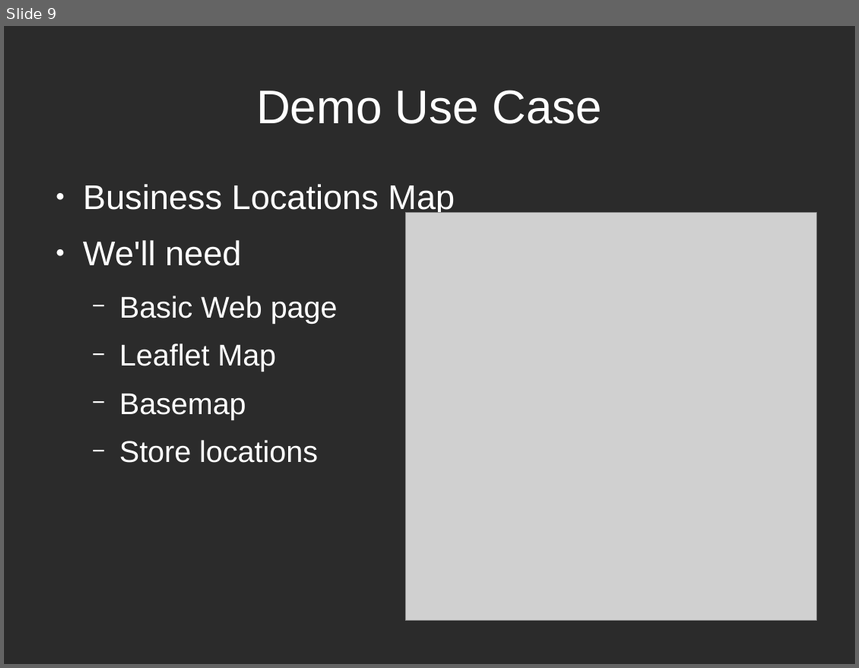
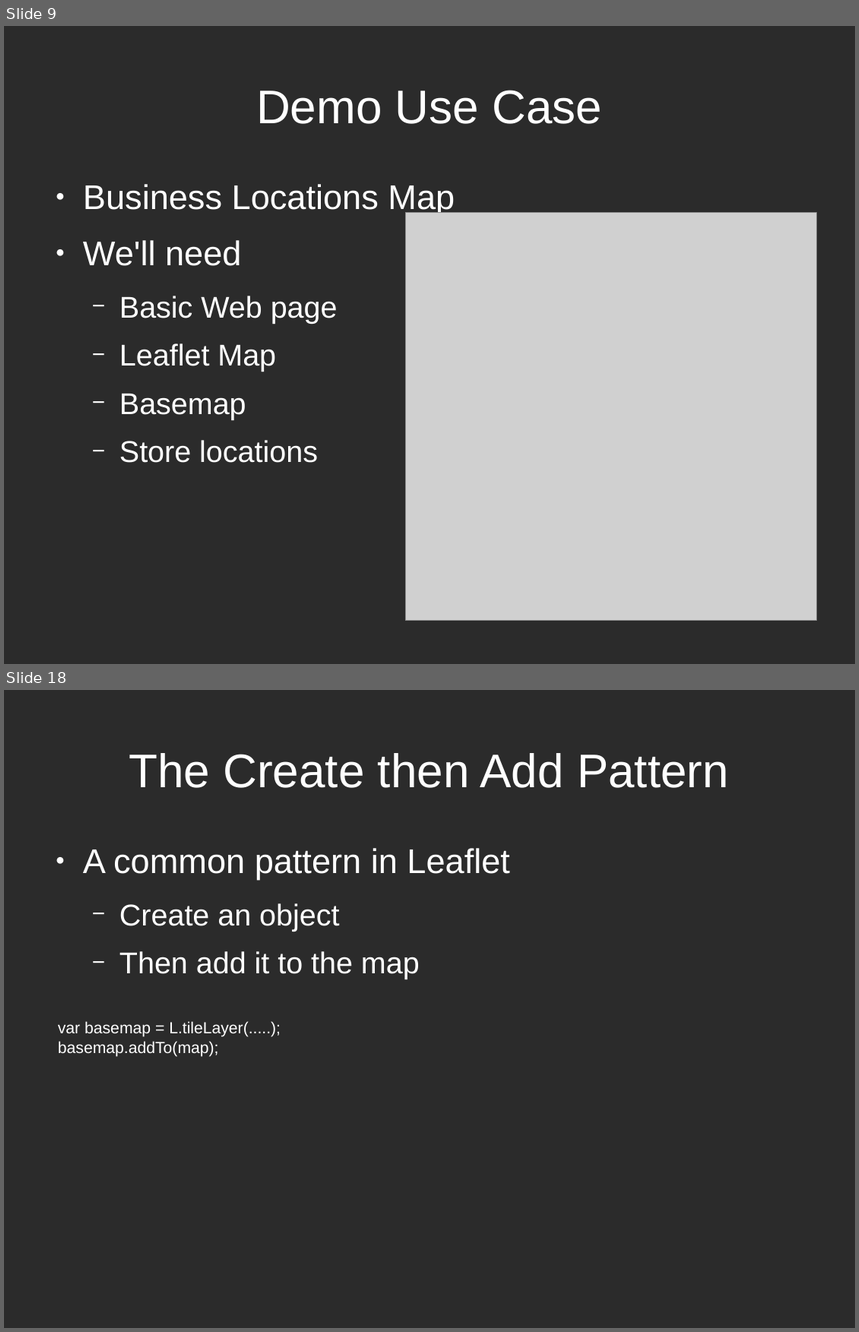
Before and after one commit to stuporglue/leaflet-crash-course, a slide deck: Presentation.odp. Shown one above the other, each under a label of ours: slide 9 before the commit, slides 9 and 18 after it; the slides between them are not shown. The pictures are 859x668 and 859x1332 pixels, drawn with LibreOffice and Linux fonts; fonts in the diff are those of the drawing; grey boxes stand for pictures; background and template pictures are left out; a plain dark background stands for a picture behind light text. Boxes give left, top, right and bottom in pixels: in the first picture for what was removed or moved away, otherwise in the second. Text is boxed around its words. In the diff, an @@ line names an element or a change of style, - is before the commit and + after.

```diff
--- a/Presentation.odp
+++ b/Presentation.odp
@@ slide 18 added at (4,690,855,1328), background picture (left out) @@
@@ title added at (129,753,729,788), 44 pt, text #FFFFFF @@
+The Create then Add Pattern
@@ text added at (83,848,509,980), 28 pt, text #FFFFFF @@
+● A common pattern in Leaflet
+  − Create an object
+  − Then add it to the map
@@ text added at (58,1021,281,1057), 15 pt, text #FFFFFF @@
+var basemap = L.tileLayer(.....);
+basemap.addTo(map);
```
Also in this commit, not shown: 2 slides changed, 21 other slides added, 1 slide removed.
